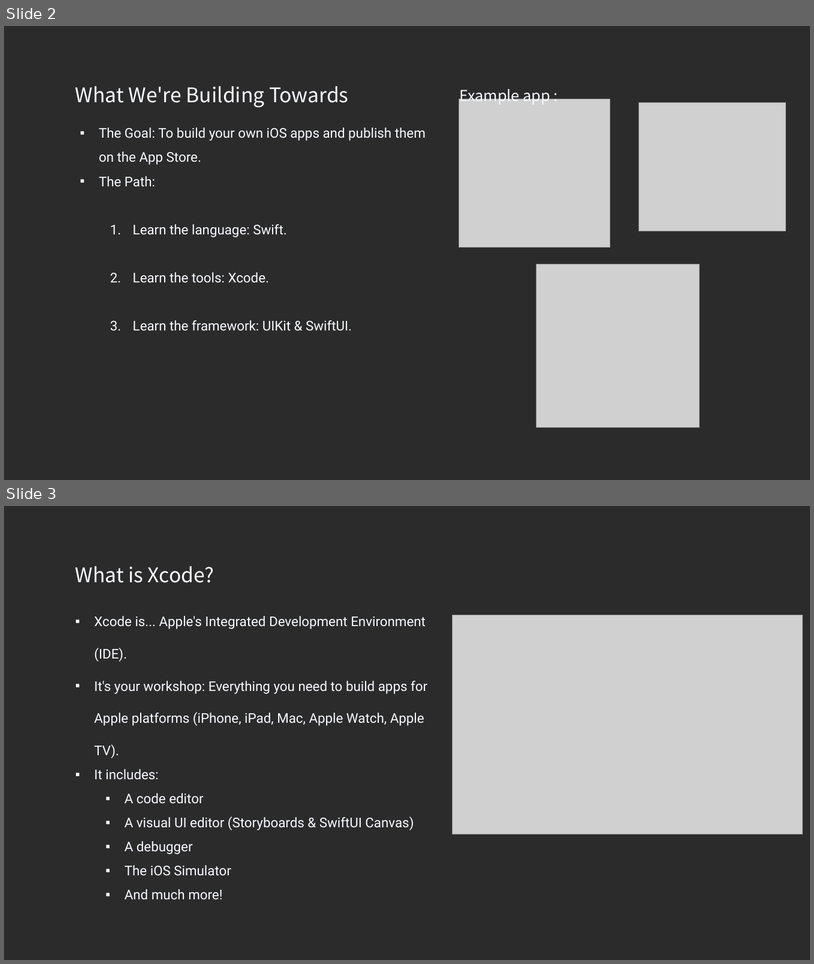
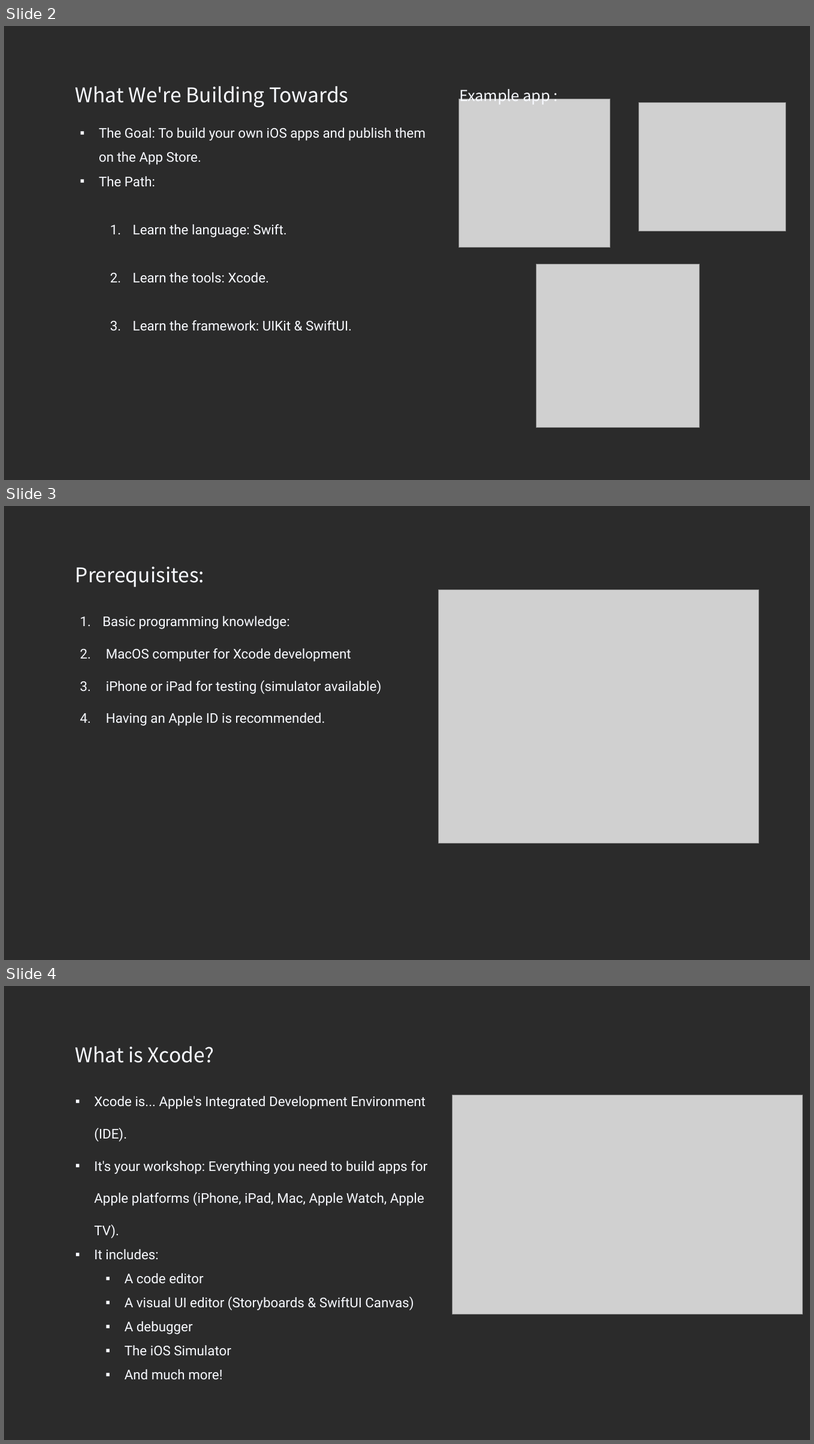
Before and after one commit to NemSothea/SwiftDoc, a slide deck: Week01/Xcode & Swift Basics Week01.pptx. Shown one above the other, each under a label of ours: slides 2 and 3 before the commit, slides 2, 3 and 4 after it. The pictures are 814x964 and 814x1444 pixels, drawn with LibreOffice and Linux fonts; fonts in the diff are those of the drawing; grey boxes stand for pictures; background and template pictures are left out; a plain dark background stands for a picture behind light text. Boxes give left, top, right and bottom in pixels: in the first picture for what was removed or moved away, otherwise in the second. Text is boxed around its words. In the diff, an @@ line names an element or a change of style, - is before the commit and + after.

```diff
--- a/Week01/Xcode & Swift Basics Week01.pptx
+++ b/Week01/Xcode & Swift Basics Week01.pptx
@@ slide 3 added at (4,506,810,960), background picture (left out) @@
@@ text added at (75,567,204,587), 24 pt, text #F8FAFF @@
+Prerequisites:
@@ picture added at (439,589,759,843) @@
@@ text added at (102,616,381,726), 16 pt, text #F8FAFF @@
+1. Basic programming knowledge:
+2. MacOS computer for Xcode development
+3. iPhone or iPad for testing (simulator available)
+4. Having an Apple ID is recommended.
@@ what was slide 3 is now slide 4 @@
```
Also in this commit, not shown: 2 slides changed, 17 other files.
